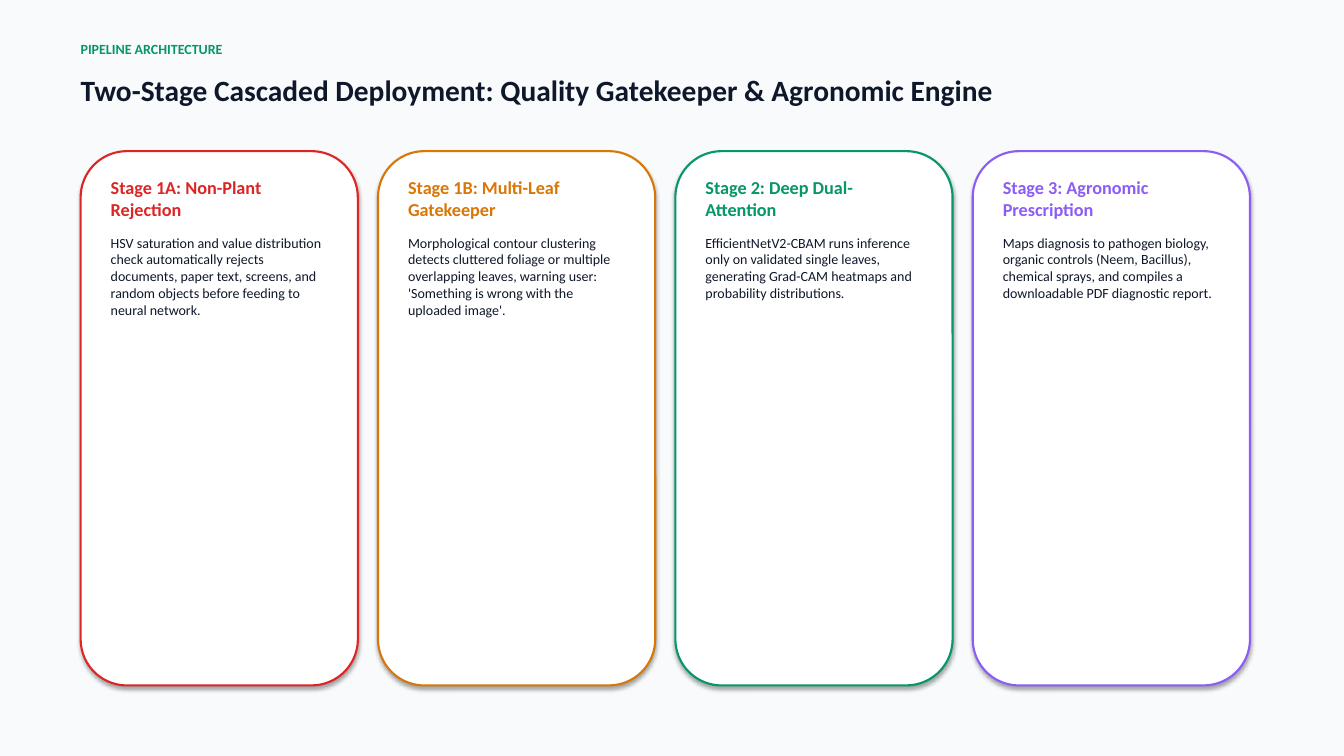
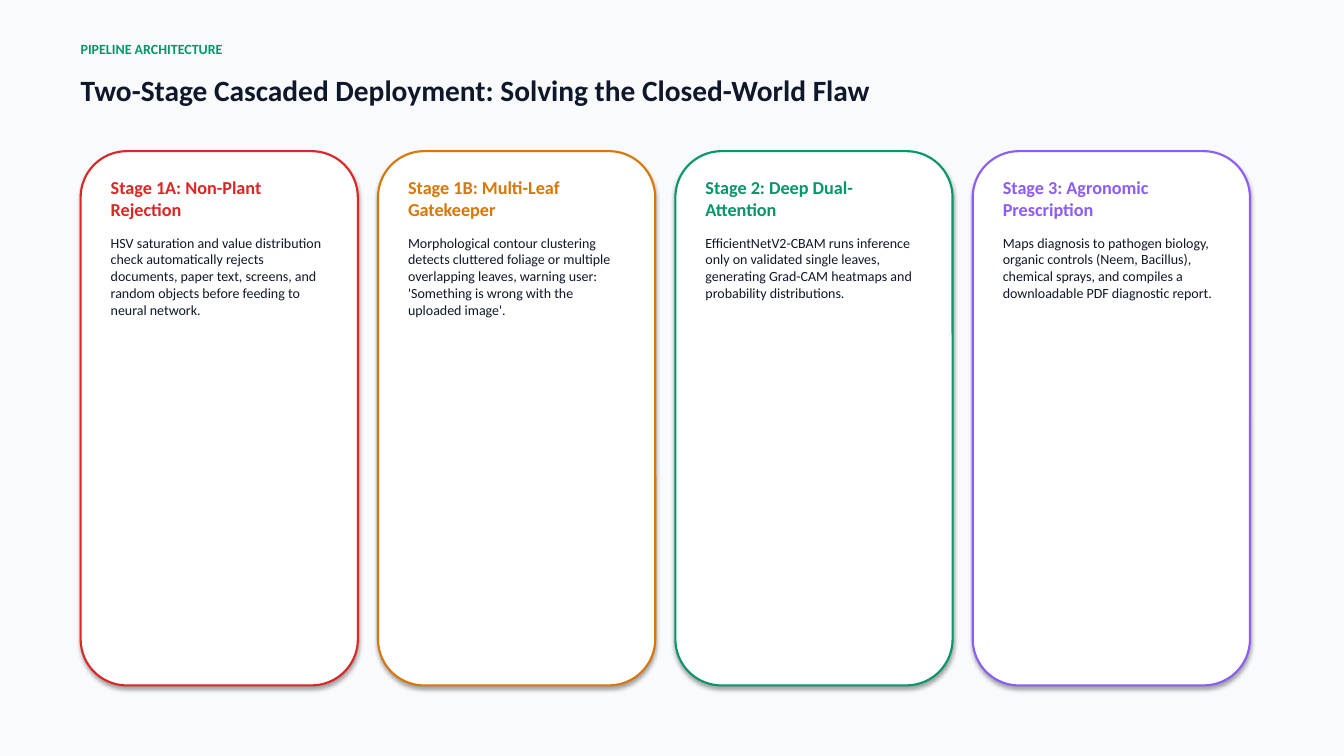
Before and after one commit to mokshit007/DL-crop-disease-detections, a slide deck: slide 12 of CropSense_AI_Official_Presentation.pptx. Drawn at 1344x756 pixels with LibreOffice and Linux fonts; fonts in the diff are those of the drawing. Boxes give left, top, right and bottom in pixels: in the first picture for what was removed or moved away, otherwise in the second. Text is boxed around its words. In the diff, an @@ line names an element or a change of style, - is before the commit and + after.

Commit message:
Highlight 3 core research innovations in presentation: EfficientNetV2-CBAM, Two-Stage Gatekeeper, and Agronomic Prescription

```diff
--- a/CropSense_AI_Official_Presentation.pptx
+++ b/CropSense_AI_Official_Presentation.pptx
@@ text at box(81, 80, 870, 106): text changed @@
-Two-Stage Cascaded Deployment: Quality Gatekeeper & Agronomic Engine
+Two-Stage Cascaded Deployment: Solving the Closed-World Flaw
```
Also in this commit, not shown: 3 other slides changed, 1 slide added, 1 slide removed, 1 other file.
